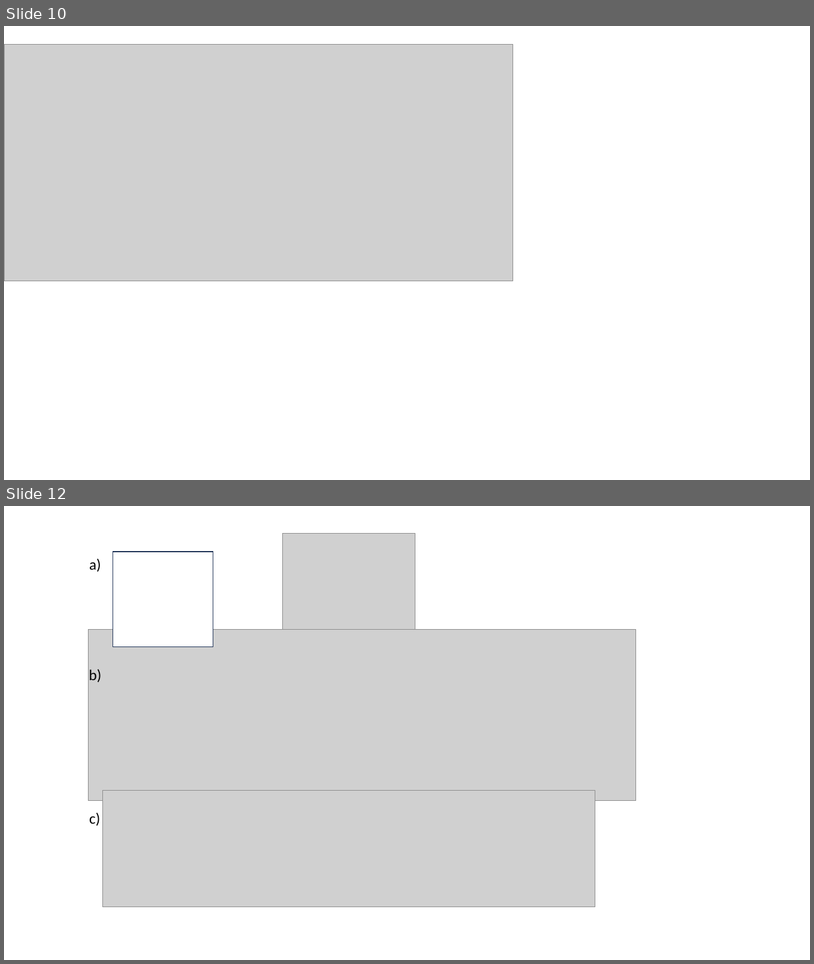
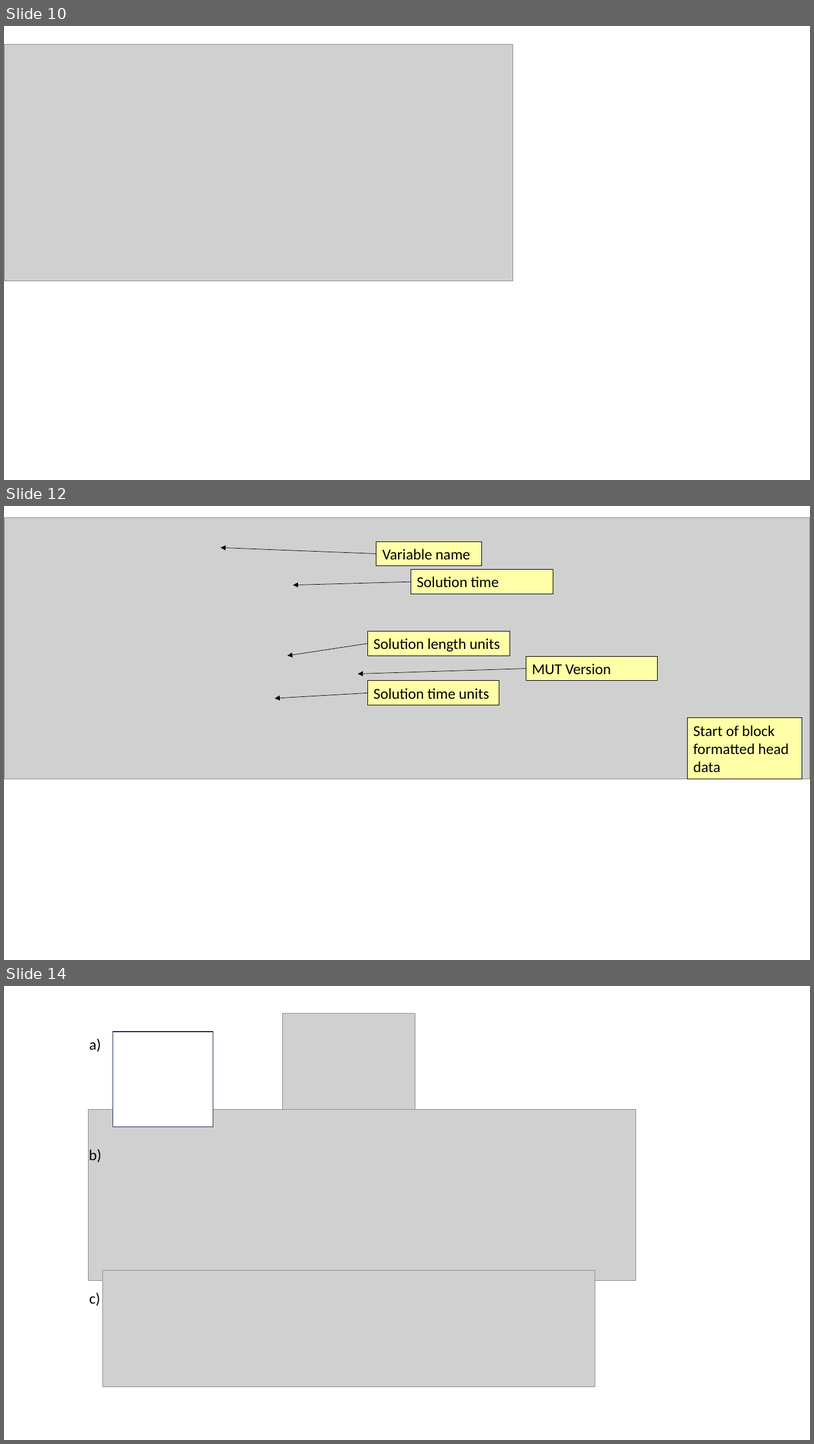
Before and after one commit to Grdbldr/MUT_Source, a slide deck: Docs/User's Guide/Imagery/_ModelBuild.pptx. Shown one above the other, each under a label of ours: slides 10 and 12 before the commit, slides 10, 12 and 14 after it; the slides between them are not shown. The pictures are 814x964 and 814x1444 pixels, drawn with LibreOffice and Linux fonts; fonts in the diff are those of the drawing; grey boxes stand for pictures. Boxes give left, top, right and bottom in pixels: in the first picture for what was removed or moved away, otherwise in the second. Text is boxed around its words. In the diff, an @@ line names an element or a change of style, - is before the commit and + after.

```diff
--- a/Docs/User's Guide/Imagery/_ModelBuild.pptx
+++ b/Docs/User's Guide/Imagery/_ModelBuild.pptx
@@ slide 12 added at (4, 506, 810, 960), background #FFFFFF @@
@@ group added at (4, 517, 810, 779): 6 rectangles, 5 arrows, 1 picture @@
+Solution time units
+Variable name
+Solution length units
+MUT Version
+Solution time
+Start of block formatted head data
@@ what was slide 12 is now slide 14 @@
```
Also in this commit, not shown: 2 other slides added, 1 slide removed, 10 other files.
